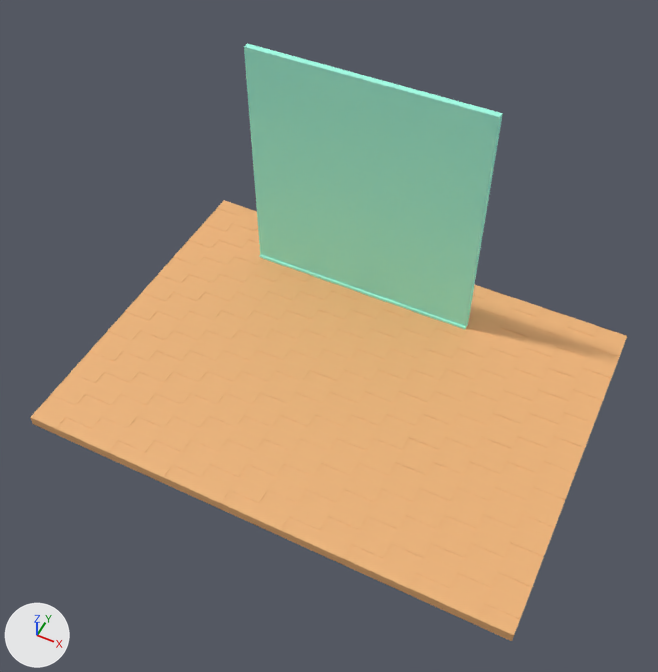
The glTF model dist/models/Ground.glb, before and after one commit.
Before and after are seen from a 50 mm camera at (10.2, -20.7, 23.5) aimed at (1.1, -2.6, 0.9). The axes (+X, +Y, +Z) are drawn at lower left. The lights are the same throughout. The picture after the commit comes second. Vertices at exactly the same position are counted once.

Names of what the first picture shows: 'Ground'.
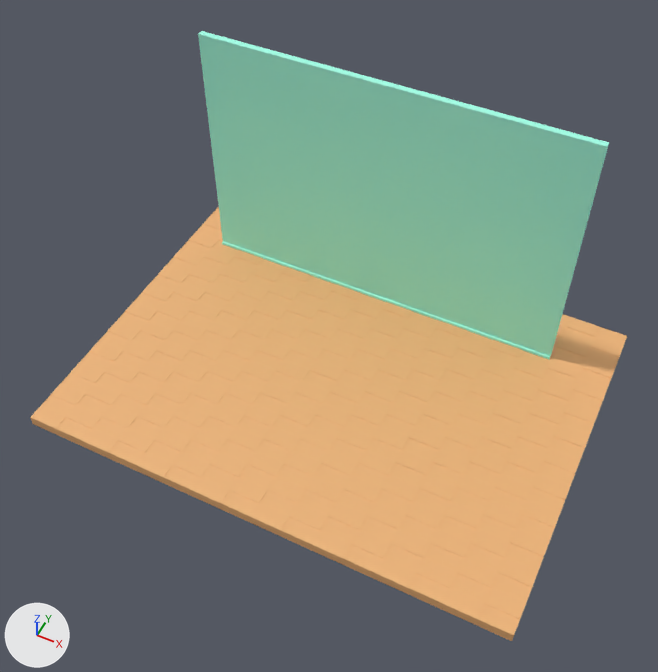
Patch to the scene script:
```diff
--- a/dist/models/Ground.glb.py
+++ b/dist/models/Ground.glb.py
@@ me_cube_011 @@
 me_cube_011.from_pydata(...)  # 3276 vertices, 8160 faces; spans x -8.0..10.0, y -8.0..5.3, z -3.0..7.0
 # used by ob_ground; location = (0.0, 0.0, 0.0)
+# me_cube_011 part 1: the loose piece of 16 vertices spanning x -4.8..4.3, y 2.9..3.2, z -2.7..7.0 is scaled about its middle by (1.57, 1, 1), then moved by (0.8, 0.0, 0.0)
 me_cube_011.materials.append(mat_material)
```

Pixel boxes (x1, y1, x2, y2) of what changed, in the pictures (658 x 672 px; the box of a moved part takes in the faces that stretch with it):
'Ground', reshaped: before (30, 43, 627, 641); after (30, 31, 627, 641)
part 1 of me_cube_011, moved or reshaped: before (244, 43, 503, 329); after (198, 31, 609, 359)
